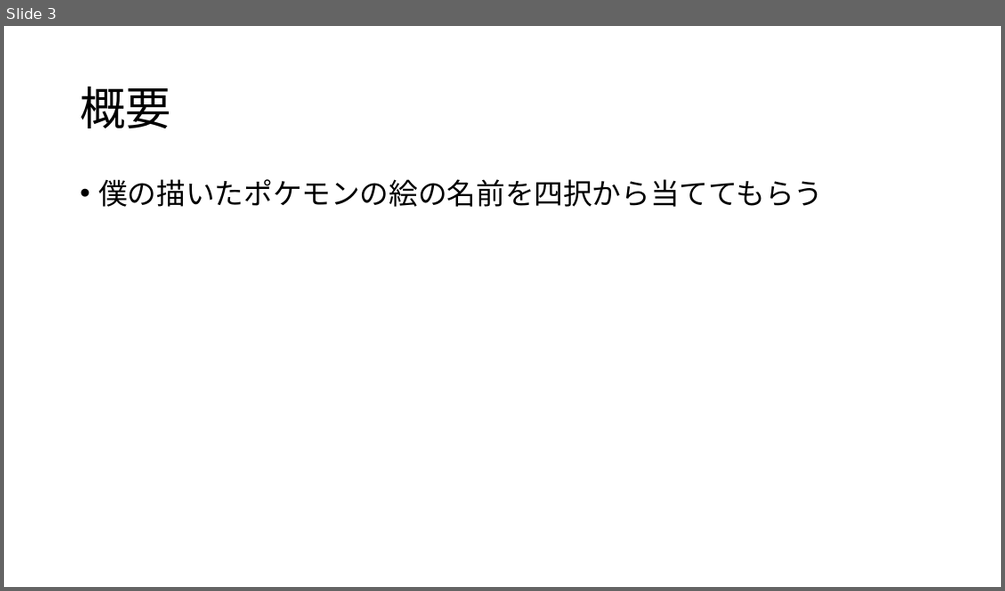
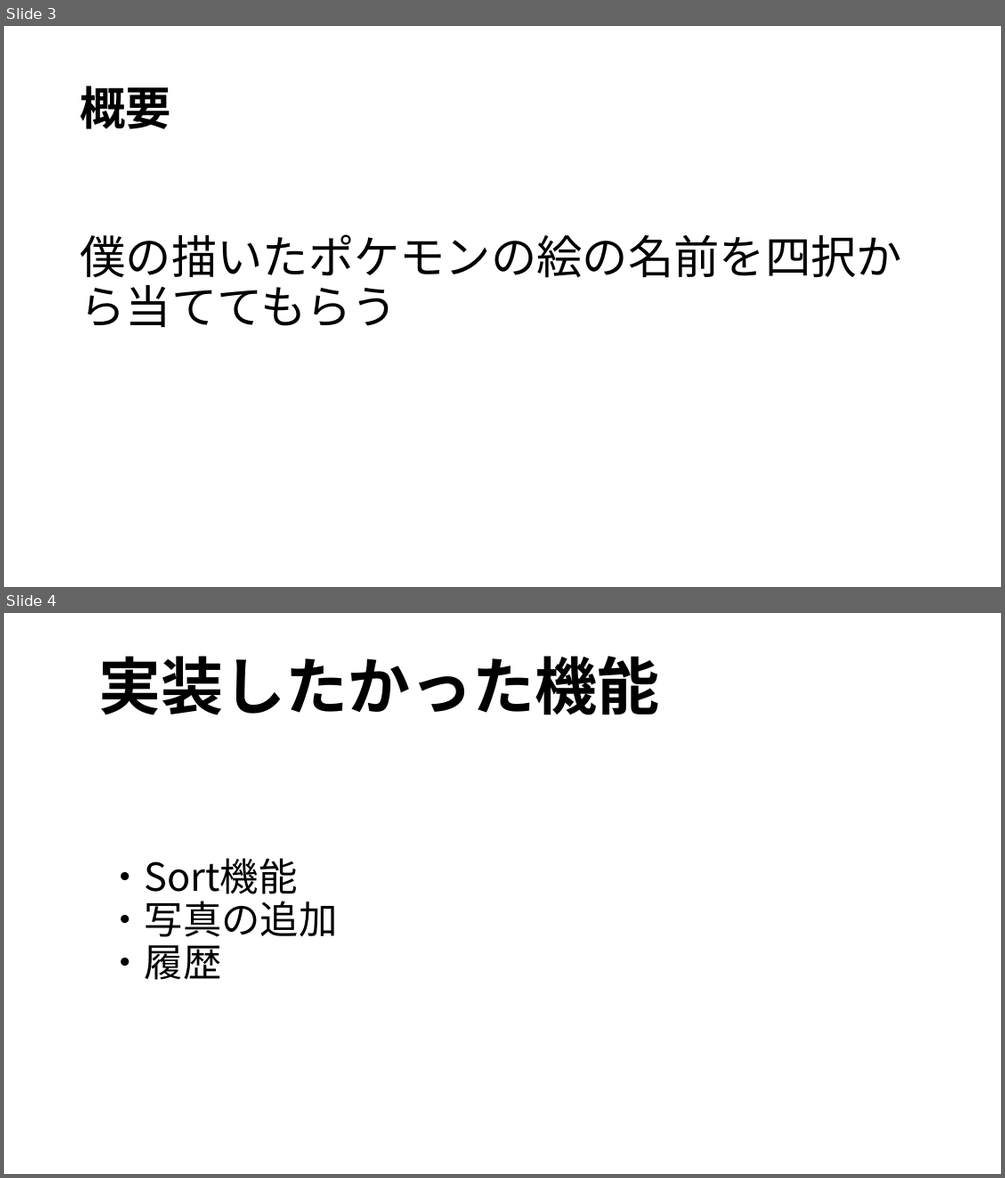
Before and after one commit to kantaaaaaa/Pokemon_Quiz, a slide deck: ポケモンクイズ_木原寛太.pptx. Shown one above the other, each under a label of ours: slide 3 before the commit, slides 3 and 4 after it. The pictures are 1005x591 and 1005x1178 pixels, drawn with LibreOffice and Linux fonts; fonts in the diff are those of the drawing. Boxes give left, top, right and bottom in pixels: in the first picture for what was removed or moved away, otherwise in the second. Text is boxed around its words. In the diff, an @@ line names an element or a change of style, - is before the commit and + after.

```diff
--- a/ポケモンクイズ_木原寛太.pptx
+++ b/ポケモンクイズ_木原寛太.pptx
@@ slide 4 added at (x1=4, y1=613, x2=1001, y2=1174), background #FFFFFF @@
@@ title added at (x1=98, y1=656, x2=659, y2=715), 60 pt, text #000000, bold @@
+実装したかった機能
@@ subtitle added at (x1=105, y1=858, x2=337, y2=980), 37.2 pt, text #000000 @@
+・Sort機能
+・写真の追加
+・履歴
@@ slide 3 changed as well @@
@@ title "概要" at (x1=80, y1=86, x2=171, y2=129): bold on @@
@@ text "僕の描いたポケモンの絵の名前を四択から当ててもらう" moved from (x1=98, y1=179, x2=823, y2=207) to (x1=80, y1=234, x2=902, y2=327) @@
@@ text "僕の描いたポケモンの絵の名前を四択から当ててもらう" at (x1=80, y1=234, x2=902, y2=327): size 28 to 44 pt; bullet • to none @@
```
Also in this commit, not shown: 2 other slides changed, 1 other slide added, 18 other files.
